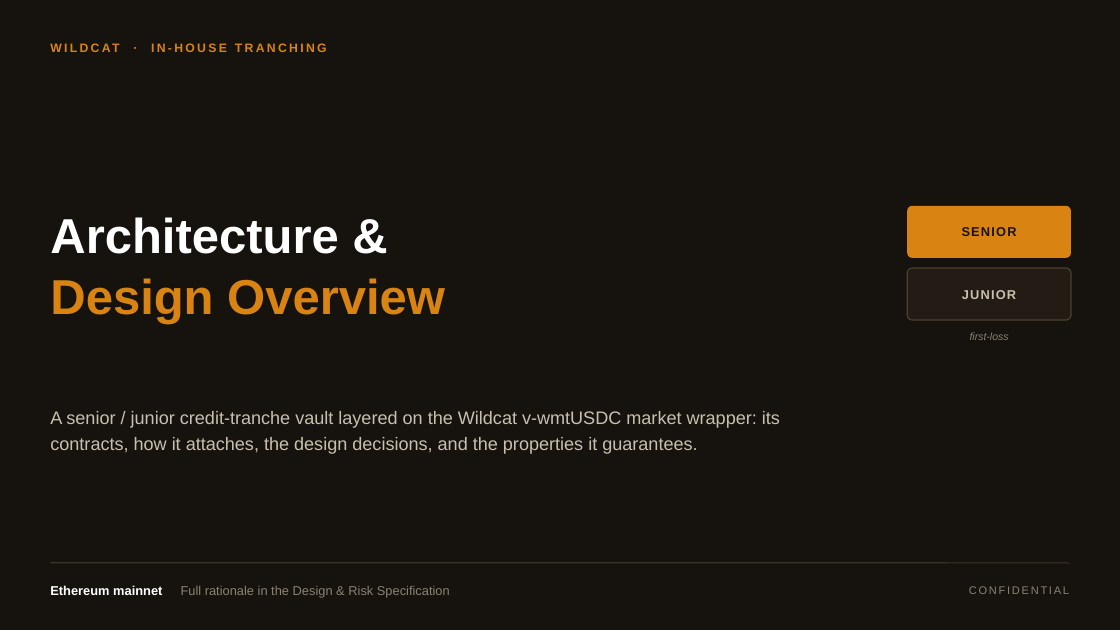
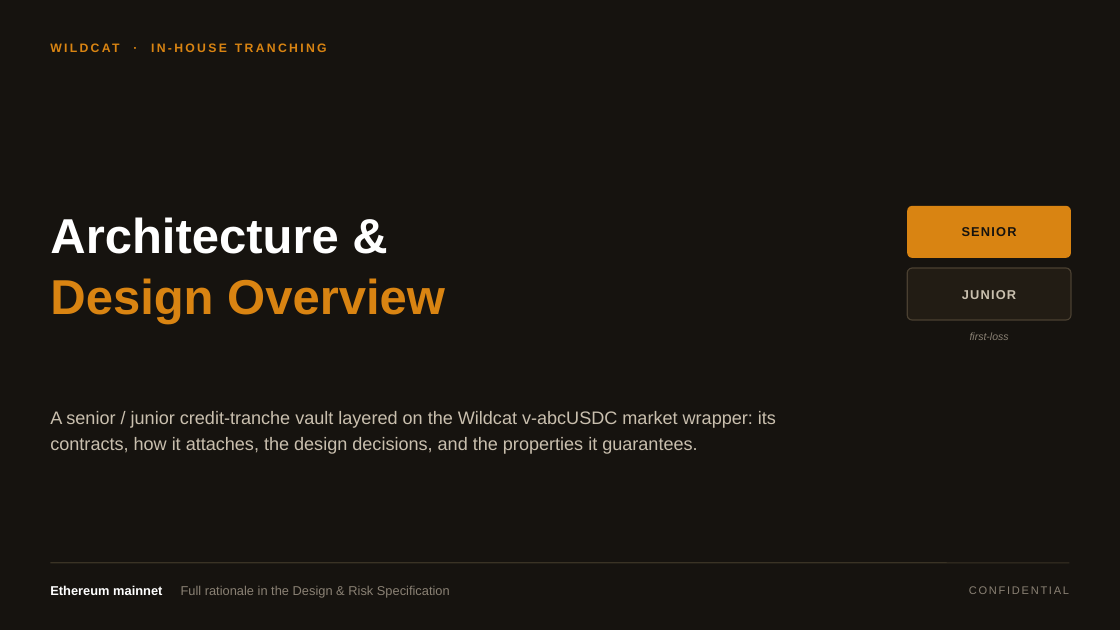
Before and after one commit to wildcat-finance/wildcat-tranching, a slide deck: slide 1 of deck/Wildcat-Tranching-Architecture-Deck.pptx. Drawn at 1120x630 pixels with LibreOffice and Linux fonts; fonts in the diff are those of the drawing. Boxes give left, top, right and bottom in pixels: in the first picture for what was removed or moved away, otherwise in the second. Text is boxed around its words. In the diff, an @@ line names an element or a change of style, - is before the commit and + after.

```diff
--- a/deck/Wildcat-Tranching-Architecture-Deck.pptx
+++ b/deck/Wildcat-Tranching-Architecture-Deck.pptx
@@ text at (50, 411, 776, 454): text changed @@
-A senior / junior credit-tranche vault layered on the Wildcat v-wmtUSDC market wrapper: its contracts, how it attaches, the design decisions, and the properties it guarantees.
+A senior / junior credit-tranche vault layered on the Wildcat v-abcUSDC market wrapper: its contracts, how it attaches, the design decisions, and the properties it guarantees.
```
Also in this commit, not shown: 4 other slides changed, 15 other files.
